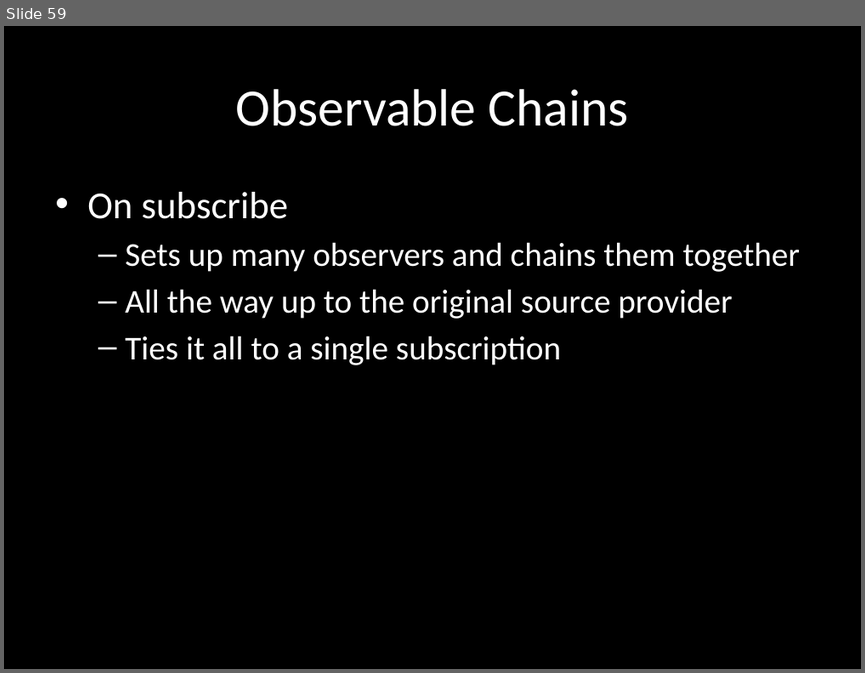
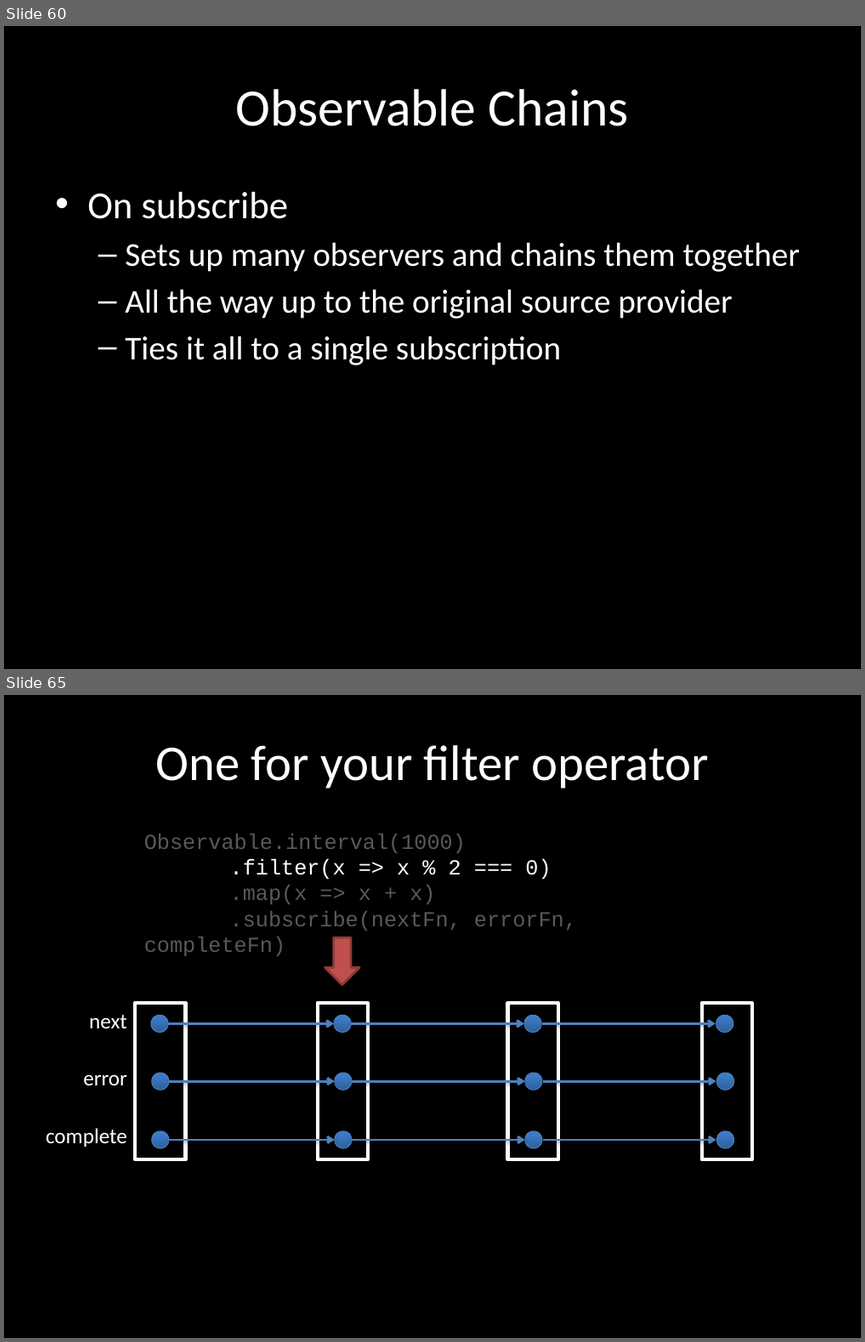
Before and after one commit to benlesh/rxjs-workshop-angular, a slide deck: rxjs-workshop.pptx. Shown one above the other, each under a label of ours: slide 59 before the commit, slides 60 and 65 after it; the slides between them are not shown. The pictures are 865x673 and 865x1342 pixels, drawn with LibreOffice and Linux fonts; fonts in the diff are those of the drawing. Boxes give left, top, right and bottom in pixels: in the first picture for what was removed or moved away, otherwise in the second. Text is boxed around its words. In the diff, an @@ line names an element or a change of style, - is before the commit and + after.

Commit message:
error handling basics

```diff
--- a/rxjs-workshop.pptx
+++ b/rxjs-workshop.pptx
@@ slide 65 added at [4,695,861,1338], background #000000 @@
@@ text added at [156,745,709,789], 42 pt, text #FFFFFF @@
+One for your filter operator
@@ text added at [144,834,577,930], 18 pt, text #595959 @@
+Observable.interval(1000)
+.filter(x => x % 2 === 0)
+.map(x => x + x)
+.subscribe(nextFn, errorFn, completeFn)
@@ down arrow added at [325,937,359,985], fill #C0504D, outline #8E3B39 2 pt @@
@@ text added at [89,1015,127,1028], 18 pt, text #FFFFFF @@
+next
@@ rectangle added at [135,1003,186,1159], fill #000000, outline #FFFFFF 3 pt @@
@@ ellipse added at [151,1015,169,1032], fill gradient #2F5F99 to #3D7CC7 to #3A7CCB, outline #4B7EBC 0.75 pt @@
@@ arrow added from (169, 1023) to (334, 1023), #4F81BD 2 pt @@
@@ rectangle added at [318,1003,368,1159], fill #000000, outline #FFFFFF 3 pt @@
@@ ellipse added at [334,1015,351,1032], fill gradient #2F5F99 to #3D7CC7 to #3A7CCB, outline #4B7EBC 0.75 pt @@
@@ arrow added from (351, 1023) to (524, 1023), #4F81BD 2 pt @@
@@ rectangle added at [508,1003,558,1159], fill #000000, outline #FFFFFF 3 pt @@
@@ ellipse added at [524,1015,541,1032], fill gradient #2F5F99 to #3D7CC7 to #3A7CCB, outline #4B7EBC 0.75 pt @@
@@ arrow added from (542, 1023) to (715, 1023), #4F81BD 2 pt @@
@@ rectangle added at [702,1003,752,1159], fill #000000, outline #FFFFFF 3 pt @@
@@ ellipse added at [716,1015,733,1032], fill gradient #2F5F99 to #3D7CC7 to #3A7CCB, outline #4B7EBC 0.75 pt @@
@@ text added at [83,1074,127,1085], 18 pt, text #FFFFFF @@
+error
@@ ellipse added at [151,1073,169,1090], fill gradient #2F5F99 to #3D7CC7 to #3A7CCB, outline #4B7EBC 0.75 pt @@
@@ ellipse added at [335,1073,352,1090], fill gradient #2F5F99 to #3D7CC7 to #3A7CCB, outline #4B7EBC 0.75 pt @@
@@ ellipse added at [525,1073,542,1090], fill gradient #2F5F99 to #3D7CC7 to #3A7CCB, outline #4B7EBC 0.75 pt @@
@@ ellipse added at [717,1073,734,1090], fill gradient #2F5F99 to #3D7CC7 to #3A7CCB, outline #4B7EBC 0.75 pt @@
@@ arrow added from (169, 1082) to (335, 1082), #4F81BD 2 pt @@
@@ arrow added from (352, 1082) to (525, 1082), #4F81BD 2 pt @@
@@ arrow added from (543, 1082) to (716, 1082), #4F81BD 2 pt @@
@@ text added at [46,1128,127,1146], 18 pt, text #FFFFFF @@
+complete
@@ ellipse added at [151,1131,169,1148], fill gradient #2F5F99 to #3D7CC7 to #3A7CCB, outline #4B7EBC 0.75 pt @@
@@ arrow added from (169, 1140) to (335, 1140), #4F81BD 2 pt @@
@@ ellipse added at [335,1131,352,1148], fill gradient #2F5F99 to #3D7CC7 to #3A7CCB, outline #4B7EBC 0.75 pt @@
@@ arrow added from (352, 1140) to (525, 1140), #4F81BD 2 pt @@
@@ ellipse added at [525,1131,542,1148], fill gradient #2F5F99 to #3D7CC7 to #3A7CCB, outline #4B7EBC 0.75 pt @@
@@ arrow added from (543, 1140) to (716, 1140), #4F81BD 2 pt @@
@@ ellipse added at [717,1131,734,1148], fill gradient #2F5F99 to #3D7CC7 to #3A7CCB, outline #4B7EBC 0.75 pt @@
@@ what was slide 59 is now slide 60 @@
```
Also in this commit, not shown: 3 slides changed, 40 other slides added, 1 other file.
